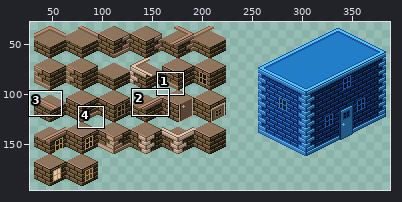
Edited in one commit: pixel-art file (Assets/Art/Tiles/JF_TileSet_Buildings_v01.aseprite). The first picture is a wide view before the edit; the outline marks the close-up.
Close-up. Before:
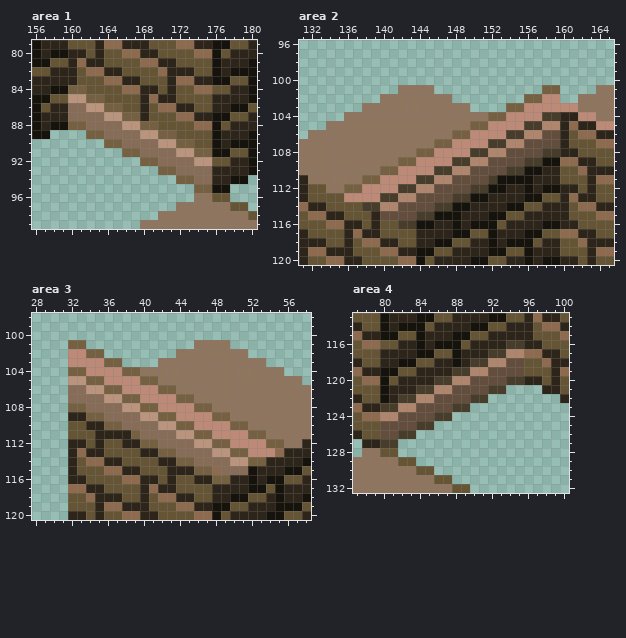
416x423 pixels, 1 frame. Colours within 5 levels of each other are drawn and written as one. Shown: area 1: x 156..180, y 79..99; area 2: x 131..165, y 96..120; area 3: x 28..58, y 98..120; area 4: x 77..100, y 113..132. The wide view leaves out empty margins. The commit also changed other parts of the picture, which this record leaves out.
And afterwards:
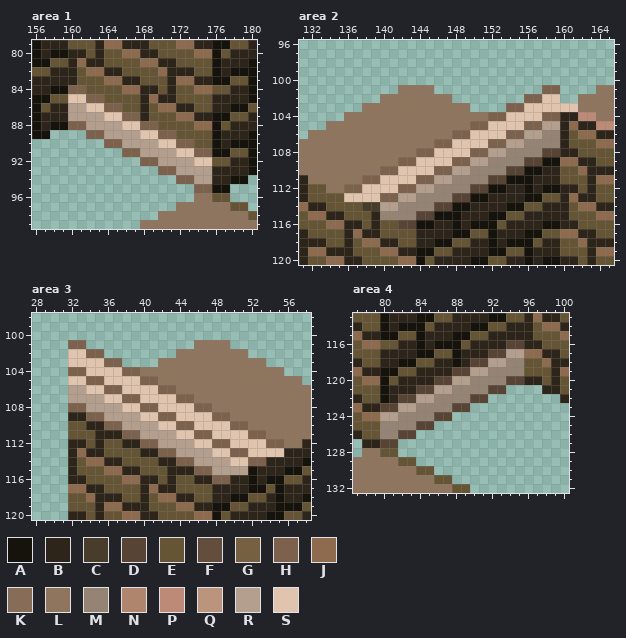
Palette (. is transparent): A #16120c  B #2d251a  C #483c2a  D #574435  E #655535  F #634e3d  G #756142  H #7c624d  J #8e6b4f  K #876d58  L #8f745e  M #958374  N #af856d  P #bd8a77  Q #ba947d  R #b49f8e  S #e0c4ae
Change:
--- area 1, layer "Flattened 2"
@@ x 156..180 @@
  83 BBBBBEEEJJBBEEEBJJBBAAEEA
- 84 BBAAGGEEEEJJBBEBEEJJEEBBA
- 85 AAEEQQGGEEEEBJBBEEEEBBBBA
- 86 AEBBKKQQGGEEBEJJBBEEBBAAE
- 87 ABBBKKKKQQGGBEEEJJBBAAEEB
- 88 ABAAGGKKKKQQGGEEEEJJAEBBB
- 89 AA....GGKKKKQQGGEEEEABBBA
- 90 ........GGKKKKQQGGEEABAAA
- 91 ..........GGKKKKQQGGAAEEA
- 92 ............GGKKKKQQEEBBA
- 93 ..............GGKKKKBBBBA
- 94 ................GGKKBBAA.
- 95 ..................GGAA...
+ 84 BBAAHHEEEEJJBBEBEEJJEEBBA
+ 85 AAEESSHHEEEEBJBBEEEEBBBBA
+ 86 AEBBRRSSHHEEBEJJBBEEBBAAE
+ 87 ABBBRRRRSSHHBEEEJJBBAAEEB
+ 88 ABAAHHRRRRSSHHEEEEJJAEBBB
+ 89 AA....HHRRRRSSHHEEEEABBBA
+ 90 ........HHRRRRSSHHEEABAAA
+ 91 ..........HHRRRRSSHHAAEEA
+ 92 ............HHRRRRSSEEBBA
+ 93 ..............HHRRRRBBBBA
+ 94 ................HHRRBBAA.
+ 95 ..................HHAA...
  96 ..................LLEE...
--- area 2, layer "Flattened 2"
@@ x 131..165 @@
 100 ...................................
-101 ...........LLLL............GG....LL
-102 .........LLLLLLLL........GGPP..LLLL
-103 .......LLLLLLLLLLLL....GGPPPPPPLLLL
-104 .....LLLLLLLLLLLLLLLLGGPPPPCCBBPPLL
-105 ...LLLLLLLLLLLLLLLLGGPPPPCCNNBJBBPP
-106 .LLLLLLLLLLLLLLLLGGPPPPCCNNFFBEJJBB
-107 LLLLLLLLLLLLLLLGGPPPPCCNNFFFFBEEEJJ
-108 LLLLLLLLLLLLLGGPPPPCCNNFFFFCCBBEEEE
-109 LLLLLLLLLLLGGPPPPCCNNFFFFCCAAJJBBEE
-110 LLLLLLLLLGGPPPPCCNNFFFFCCAABBEEJBBB
-111 BLLLLLLGGPPPPCCNNFFFFCAAAABBBEEEBJJ
-112 BEELLGGPPPPCCNNFFFFCCAABBABAABBEBEE
-113 BEEEEPPPPCCNNFFFFCCAABBBBAAEEBJBBEE
-114 JBBEEEECCNNFFFFCCAABBBBAAEEBBBEJJBB
-115 EJJBBEEEBFFFFCCAAABBBAAEEBBBBBEEEJJ
-116 EEEJJBBEBEECCAABBABAAAEBBBBAABBEEEE
+101 ...........LLLL............HH....LL
+102 .........LLLLLLLL........HHSS..LLLL
+103 .......LLLLLLLLLLLL....HHSSSSSSLLLL
+104 .....LLLLLLLLLLLLLLLLHHSSSSHHBBPPLL
+105 ...LLLLLLLLLLLLLLLLHHSSSSHHRRBJBBPP
+106 .LLLLLLLLLLLLLLLLHHSSSSHHRRMMBEJJBB
+107 LLLLLLLLLLLLLLLHHSSSSHHRRMMMMBEEEJJ
+108 LLLLLLLLLLLLLHHSSSSHHRRMMMMDDBBEEEE
+109 LLLLLLLLLLLHHSSSSHHRRMMMMDDAAJJBBEE
+110 LLLLLLLLLHHSSSSHHRRMMMMDDAABBEEJBBB
+111 BLLLLLLHHSSSSHHRRMMMMDDAAABBBEEEBJJ
+112 BEELLHHSSSSHHRRMMMMDDAABBABAABBEBEE
+113 BEEEESSSSHHRRMMMMDDAABBBBAAEEBJBBEE
+114 JBBEEEECCRRMMMMDDAABBBBAAEEBBBEJJBB
+115 EJJBBEEEBMMMMDDAAABBBAAEEBBBBBEEEJJ
+116 EEEJJBBEBEEDDAABBABAAAEBBBBAABBEEEE
 117 BEEEEBJBBEEEEBBBBAAEEABBBAAEEJJBBEE
--- area 3, layer "Flattened 2"
@@ x 28..58 @@
 100 ...............................
-101 ....GG............LLLL.........
-102 ....PPGG........LLLLLLLL.......
-103 ....PPPPGG....LLLLLLLLLLLL.....
-104 ....GGPPPPGGLLLLLLLLLLLLLLLL...
-105 ....QQGGPPPPGGLLLLLLLLLLLLLLLL.
-106 ....KKQQGGPPPPGGLLLLLLLLLLLLLLL
-107 ....KKKKQQGGPPPPGGLLLLLLLLLLLLL
-108 ....GGKKKKQQGGPPPPGGLLLLLLLLLLL
-109 ....BBGGKKKKQQGGPPPPGGLLLLLLLLL
-110 ....EEBBGGKKKKQQGGPPPPGGLLLLLLL
-111 ....EEEBBBBGKKKKQQGGPPPPGGLLLLL
-112 ....BBEBEEBBGGKKKKQQGGPPPPGGLLB
-113 ....BJBBEEEEBBGGKKKKQQGGPPPJBBB
-114 ....BEJJBBEEEEBBGGKKKKQQGGBBBBA
-115 ....BEEEJJBBEEEBBBGGJKKKABBBAAE
-116 ....BBEEEEJJBBEBEEBBGGBBABAAEEB
+101 ....HH............LLLL.........
+102 ....SSHH........LLLLLLLL.......
+103 ....SSSSHH....LLLLLLLLLLLL.....
+104 ....HHSSSSHHLLLLLLLLLLLLLLLL...
+105 ....SSHHSSSSHHLLLLLLLLLLLLLLLL.
+106 ....RRSSHHSSSSHHLLLLLLLLLLLLLLL
+107 ....RRRRSSHHSSSSHHLLLLLLLLLLLLL
+108 ....HHRRRRSSHHSSSSHHLLLLLLLLLLL
+109 ....BBHHRRRRSSHHSSSSHHLLLLLLLLL
+110 ....EEBBHHRRRRSSHHSSSSHHLLLLLLL
+111 ....EEEBBBHHRRRRSSHHSSSSHHLLLLL
+112 ....BBEBEEBBHHRRRRSSHHSSSSHHLLB
+113 ....BJBBEEEEBBHHRRRRSSHHSSSSBBB
+114 ....BEJJBBEEEEBBHHRRRRSSHHBBBBA
+115 ....BEEEJJBBEEEBBBHHRRRRABBBAAE
+116 ....BBEEEEJJBBEBEEBBHHBBABAAEEB
 117 ....JJBBEEEEBJBBEEEEBBBBAAEABBB
--- area 4, layer "Flattened 2"
@@ x 77..100 @@
 115 JBBAAEEABBBAAEEBBBBBEEEJ
-116 EJJEEBBABAAAEBBBBCCBBEEE
-117 EEEBBBBAAEEABBBCCNNJJBBE
-118 BEEBBAAEEBBABCCNNFFEEJBB
-119 JBBAAEEBBBBCCNNFFFFEEEBJ
-120 EJJAEBBBBCCNNFFFFCCBBEBE
-121 EEEABBBCCNNFFFFCC....BBE
-122 BEEABCCNNFFFFCC........B
-123 JBBCCNNFFFFCC...........
-124 EJJNNFFFFCC.............
-125 EEEFFFFCC...............
-126 BEEFFCC.................
-127 .BBCC...................
+116 EJJEEBBABAAAEBBBBDDBBEEE
+117 EEEBBBBAAEEABBBDDRRJJBBE
+118 BEEBBAAEEBBABDDRRMMEEJBB
+119 JBBAAEEBBBBDDRRMMMMEEEBJ
+120 EJJAEBBBBDDRRMMMMDDBBEBE
+121 EEEABBBDDRRMMMMDD....BBE
+122 BEEABDDRRMMMMDD........B
+123 JBBDDRRMMMMDD...........
+124 EJJRRMMMMDD.............
+125 EEEMMMMDD...............
+126 BEEMMDD.................
+127 .BBDD...................
 128 .LLEE...................
Where, in picture pixels (left, top, right, bottom), the same in both close-ups:
changed: (68, 85, 212, 193)
changed: (344, 85, 578, 229)
changed: (68, 340, 284, 484)
changed: (380, 340, 524, 448)
